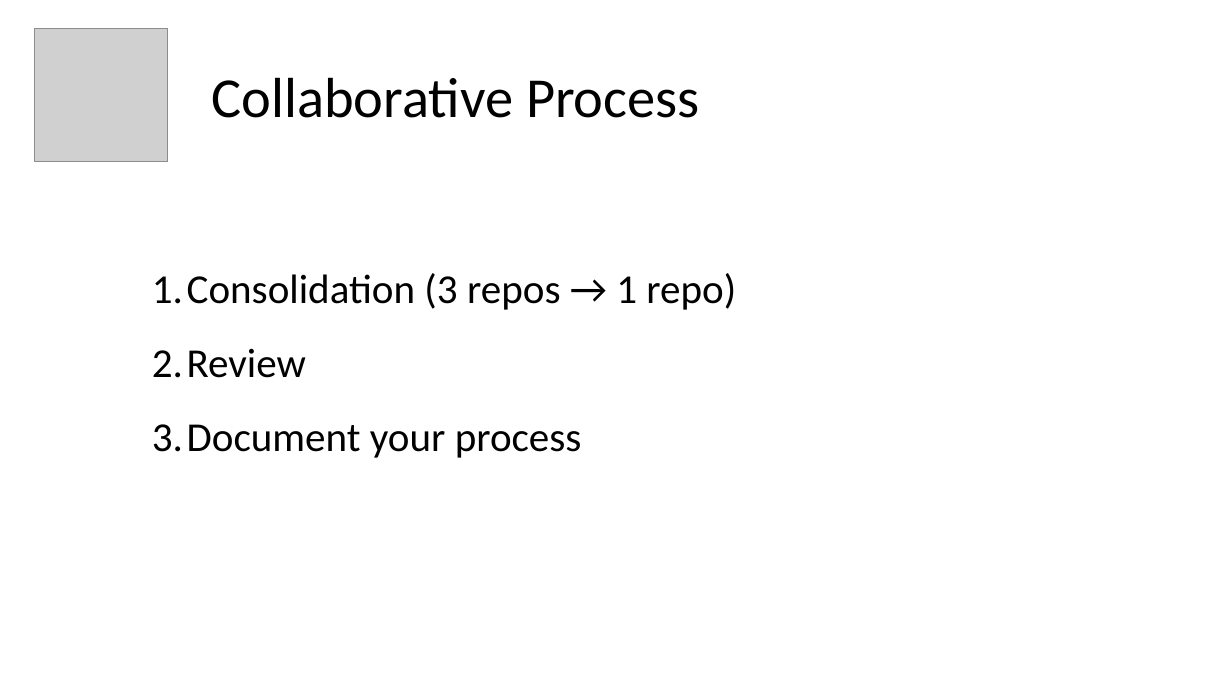
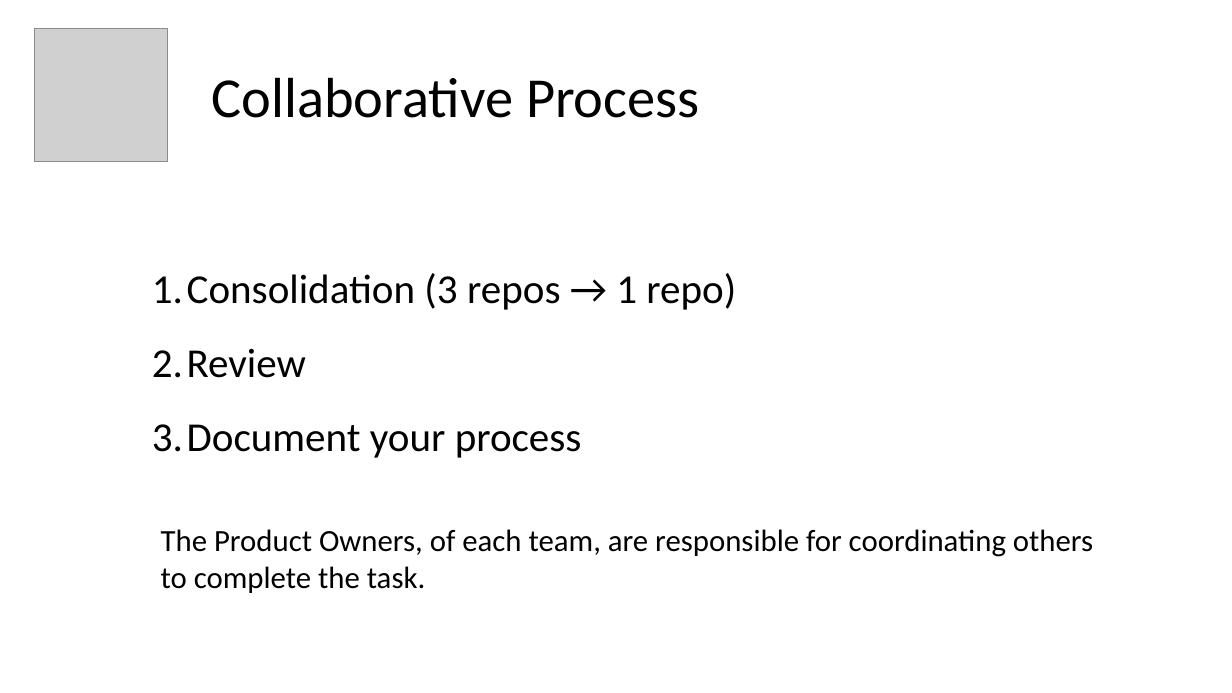
Before and after one commit to paulcalverley/paulcalverley, a slide deck: slide 15 of Week2_2025_DB.pptx. Drawn at 1232x693 pixels with LibreOffice and Linux fonts; fonts in the diff are those of the drawing; grey boxes stand for pictures. Boxes give left, top, right and bottom in pixels: in the first picture for what was removed or moved away, otherwise in the second. Text is boxed around its words. In the diff, an @@ line names an element or a change of style, - is before the commit and + after.

```diff
--- a/Week2_2025_DB.pptx
+++ b/Week2_2025_DB.pptx
@@ text added at [161,529,1093,593], 24 pt, text #000000 @@
+The Product Owners, of each team, are responsible for coordinating others to complete the task.
```
Also in this commit, not shown: 2 other slides changed, 1 slide added, 1 other file.
